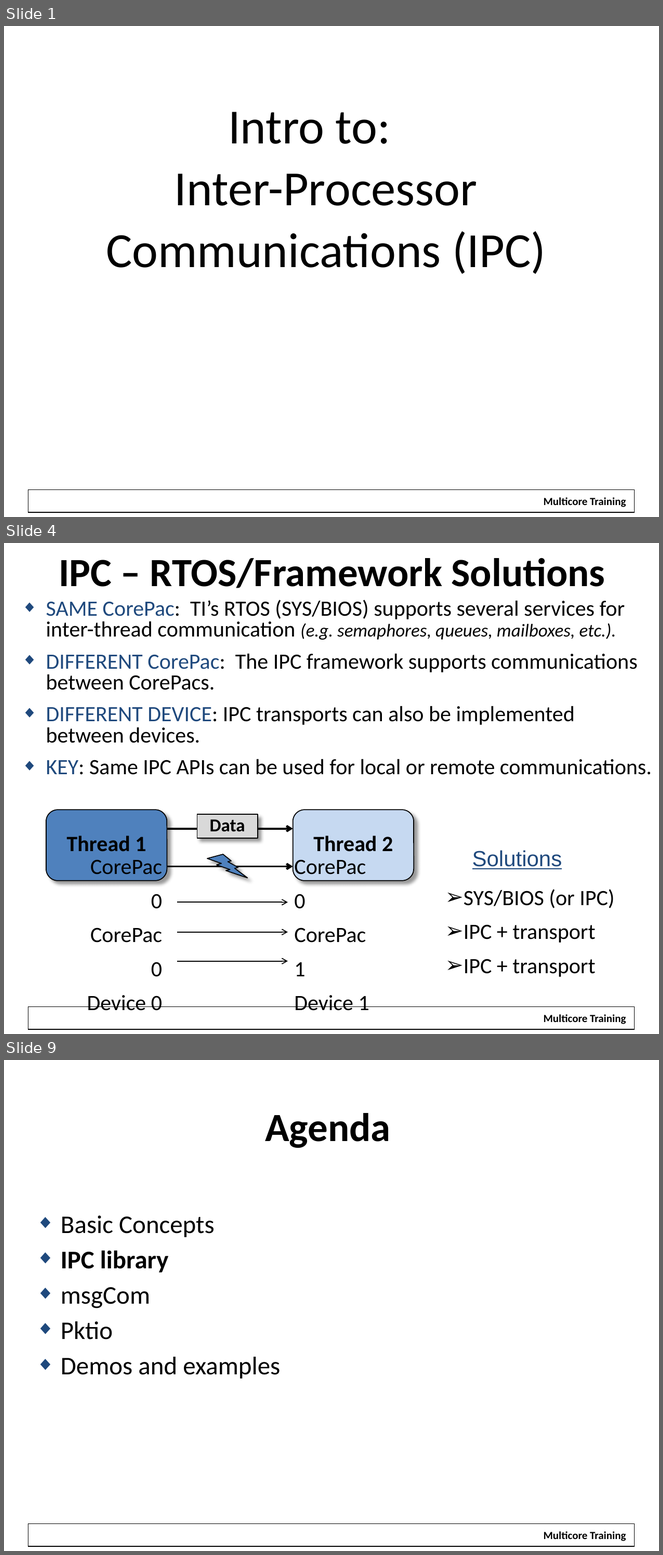
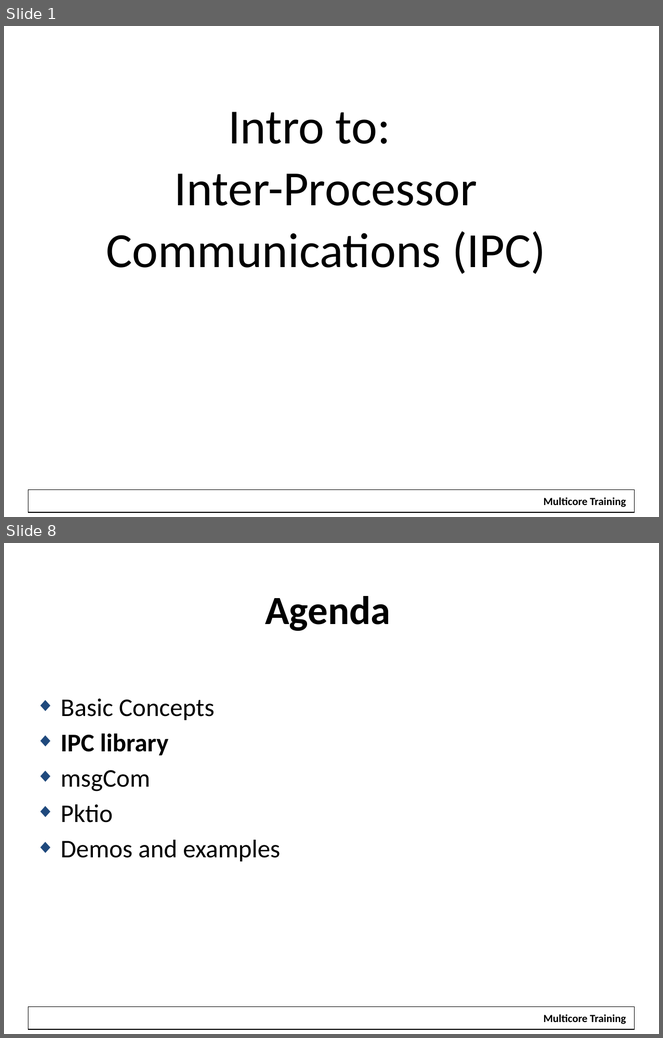
Before and after one commit to hari1989/keystone-workshop, a slide deck: preliminary/Working/presentations/KeyStoneII_ IPC.pptx. Shown one above the other, each under a label of ours: slides 1, 4 and 9 before the commit, slides 1 and 8 after it; the slides between them are not shown. The pictures are 663x1555 and 663x1038 pixels, drawn with LibreOffice and Linux fonts; fonts in the diff are those of the drawing; background and template pictures are left out. Boxes give left, top, right and bottom in pixels: in the first picture for what was removed or moved away, otherwise in the second. Text is boxed around its words. In the diff, an @@ line names an element or a change of style, - is before the commit and + after.

```diff
--- a/preliminary/Working/presentations/KeyStoneII_ IPC.pptx
+++ b/preliminary/Working/presentations/KeyStoneII_ IPC.pptx
@@ slide 4 removed at (4, 543, 659, 1034), background #FFFFFF; not listed: 2 template elements that a slide beside it also shows @@
@@ title removed at (59, 558, 606, 588) @@
-IPC – RTOS/Framework Solutions
@@ text removed at (46, 600, 652, 775) @@
-◆ SAME CorePac: TI’s RTOS (SYS/BIOS) supports several services for
-  inter-thread communication (e.g. semaphores, queues, mailboxes, etc.).
-◆ DIFFERENT CorePac: The IPC framework supports communications
-  between CorePacs.
-◆ DIFFERENT DEVICE: IPC transports can also be implemented
-  between devices.
-◆ KEY: Same IPC APIs can be used for local or remote communications.
@@ text removed at (473, 850, 562, 870) @@
-Solutions
@@ text removed at (464, 889, 614, 977) @@
-➢ SYS/BIOS (or IPC)
-➢ IPC + transport
-➢ IPC + transport
@@ group removed at (46, 810, 414, 1011): 5 arrows, 2 rounded rectangles, 2 texts, 1 rectangle, 1 lightning bolt @@
-Thread 1
-Thread 2
-Data
-CorePac 0
-CorePac 0
-Device 0
-CorePac 0
-CorePac 1
-Device 1
@@ what was slide 9 is now slide 8 @@
```
Also in this commit, not shown: 6 slides changed, 6 slides added, 5 other slides removed.
